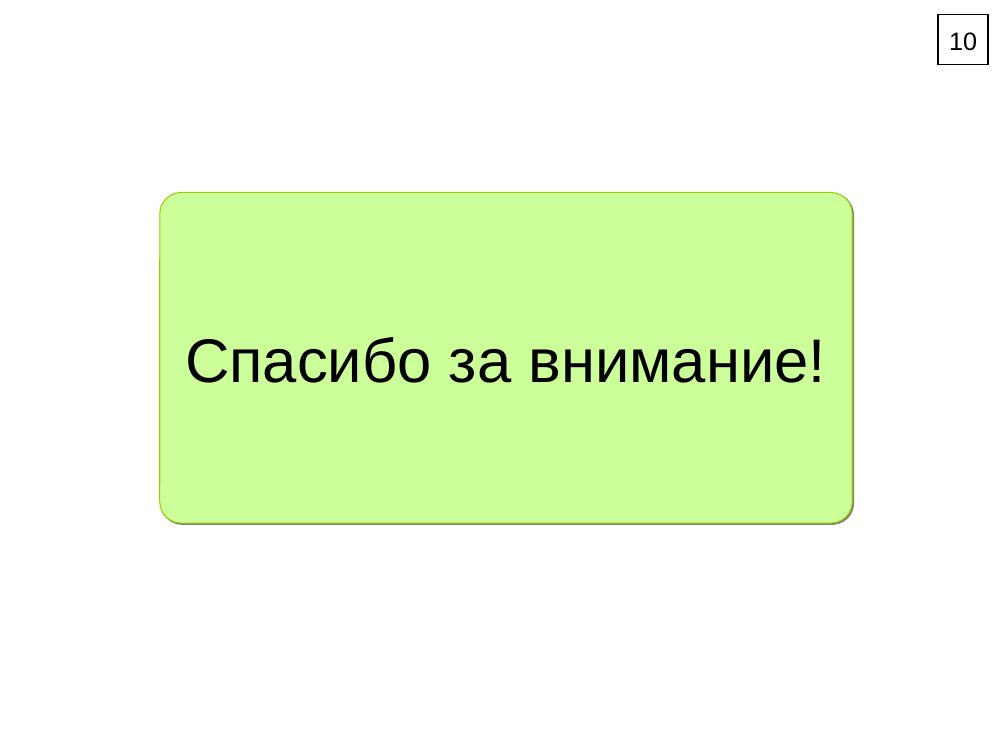
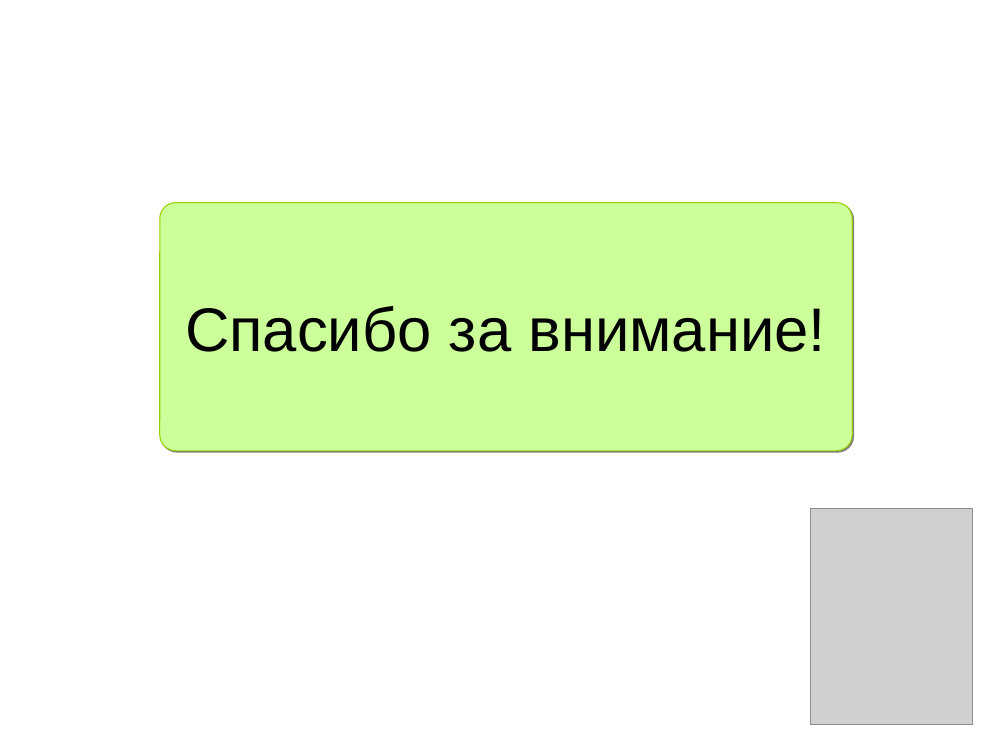
Before and after one commit to Klesomik/Compiler, a slide deck: slide 11 of Compiler/Theory/Report.ppt (slide 10 before the commit). Drawn at 1008x756 pixels with LibreOffice and Linux fonts; fonts in the diff are those of the drawing; grey boxes stand for pictures. Boxes give left, top, right and bottom in pixels: in the first picture for what was removed or moved away, otherwise in the second. Text is boxed around its words. In the diff, an @@ line names an element or a change of style, - is before the commit and + after.

```diff
--- a/Compiler/Theory/Report.ppt
+++ b/Compiler/Theory/Report.ppt
@@ rectangle removed at <box>938,15,989,66</box> @@
-10
@@ rounded rectangle "Спасибо за внимание!": place and size @@
-rounded rectangle "Спасибо за внимание!" at <box>160,193,853,523</box>
+rounded rectangle "Спасибо за внимание!" at <box>160,203,853,451</box>
@@ picture added at <box>810,508,973,725</box> @@
```
Also in this commit, not shown: 9 other slides changed, 1 slide added, 1 slide removed, 28 other files.
